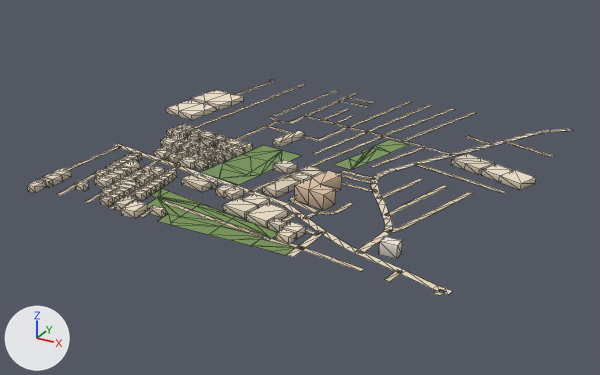
The glTF model public/assets/bengaluru-region-v1/tiles/t12_-20-l1.glb: old version first, new version second.
The view is the same before and after, from a 50 mm camera at (6689.0, -10609.0, 379.0) aimed at (6233.0, -9780.0, -36.0). The axes (+X, +Y, +Z) are drawn at lower left. The lights are the same throughout. The picture after the commit comes second. Mesh edges are drawn as thin lines. Vertices at exactly the same position are counted once.

In view in the first picture: 'building', 'ground'.
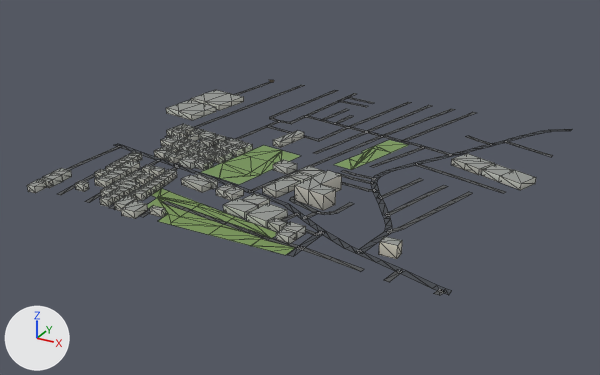
What the commit changed:
me_building is used by ob_building; location (6000.0, -10000.0, 0.0).
me_building had 938 vertices, 1183 faces and spanned x -21.0..503.0, y -8.0..395.0, z 0.0..18.0.
me_building now has 938 vertices, 1426 faces and spans x -21.0..503.0, y -8.0..395.0, z 0.0..18.0.
me_building part 1: 1183 kept faces spanning x -21.0..503.0, y -8.0..395.0, z 0.0..18.0 get new vertex colours.
Edits to the shape of me_building do not show in these pictures.
me_ground is used by ob_ground; location (6000.0, -10000.0, 0.0).
me_ground had 666 vertices, 591 faces and spanned x -1.0..502.0, y -1.0..502.0, z 1.0.
me_ground now has 672 vertices, 597 faces and spans x 0.0..500.0, y 0.0..500.0, z 1.0.
me_ground part 2: 46 vertices moved from x 24.0..502.0, y 289.0..502.0, z 1.0 to x 22.0..500.0, y 291.0..500.0, z 1.0; 22 vertices removed from x 12.0..501.0, y 384.0..501.0, z 1.0; 28 vertices added at x 13.0..500.0, y 378.0..500.0, z 1.0.
me_ground part 3: 4 vertices moved from x 296.0..322.0, y 64.0..101.0, z 1.0 to x 296.0..324.0, y 64.0..100.0, z 1.0; 2 vertices removed from x 339.0..340.0, y 0.0..19.0, z 1.0; 2 vertices added at x 340.0..341.0, y 0.0..19.0, z 1.0.
me_ground part 4: 1 vertex moved from x 1.0, y 157.0, z 1.0 to x 0.0, y 149.0, z 1.0; 4 vertices removed from x -1.0..51.0, y 31.0..149.0, z 1.0; 4 vertices added at x 0.0..51.0, y 26.0..156.0, z 1.0.
me_ground part 5: 3 vertices moved from x 487.0..501.0, y 1.0..12.0, z 1.0 to x 493.0..500.0, y 0.0..12.0, z 1.0; 1 vertex removed from x 493.0, y -1.0, z 1.0; 1 vertex added at x 487.0, y 0.0, z 1.0.
me_ground part 6: 431 kept faces spanning x 2.0..500.0, y 0.0..500.0, z 1.0 get new vertex colours; the middle colour goes from beige #d7c9ae to dark grey #535556.

Boxes (x1, y1, x2, y2) around the edits, measured in the pictures (600 x 375 px; the box of a moved part takes in the faces that stretch with it):
'ground', reshaped: before (57, 80, 572, 296); after (57, 80, 572, 295)
part 1 of me_building, recoloured (darker): (27, 90, 536, 251) in both
part 2 of me_ground, moved or reshaped: (194, 80, 572, 157) in both
part 3 of me_ground, moved or reshaped: (281, 202, 321, 257) in both
part 4 of me_ground, moved or reshaped: (57, 144, 129, 195) in both
part 5 of me_ground, moved or reshaped: before (434, 289, 452, 296); after (433, 289, 451, 295)
part 6 of me_ground, recoloured: (67, 80, 559, 295) in both
